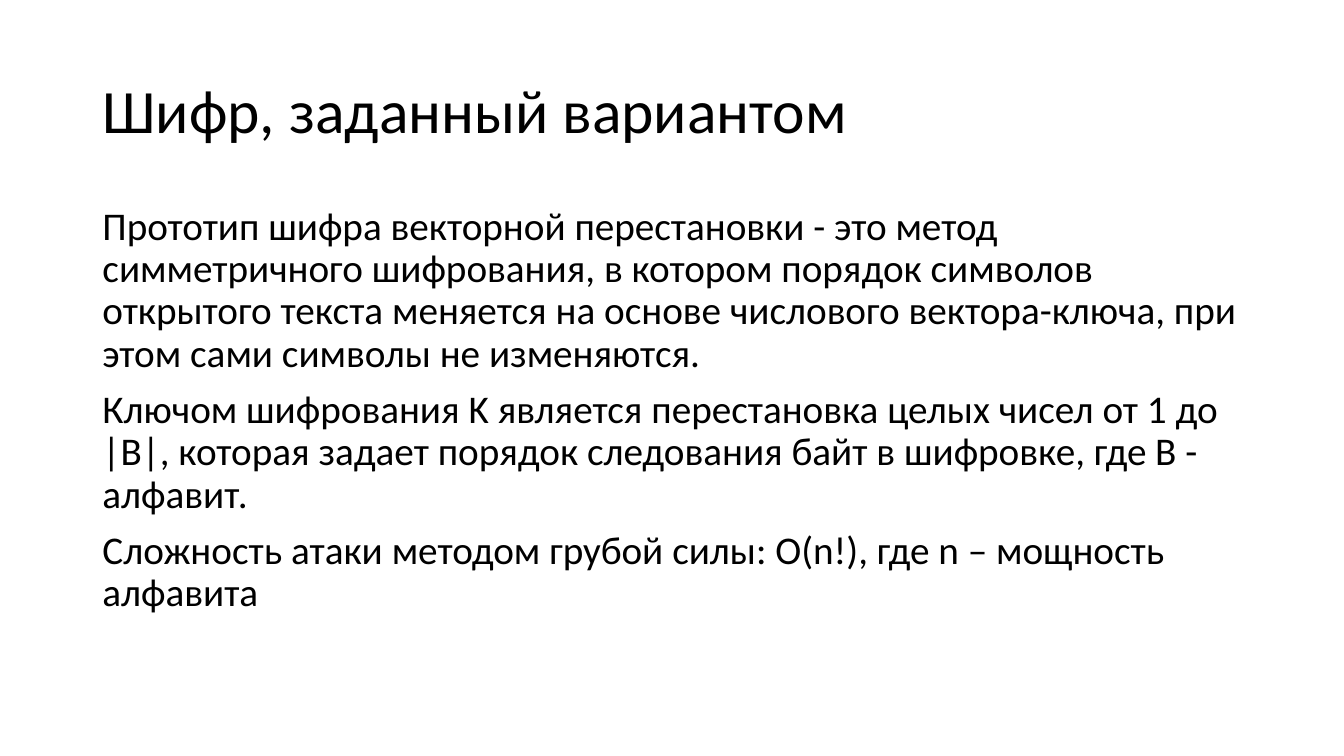
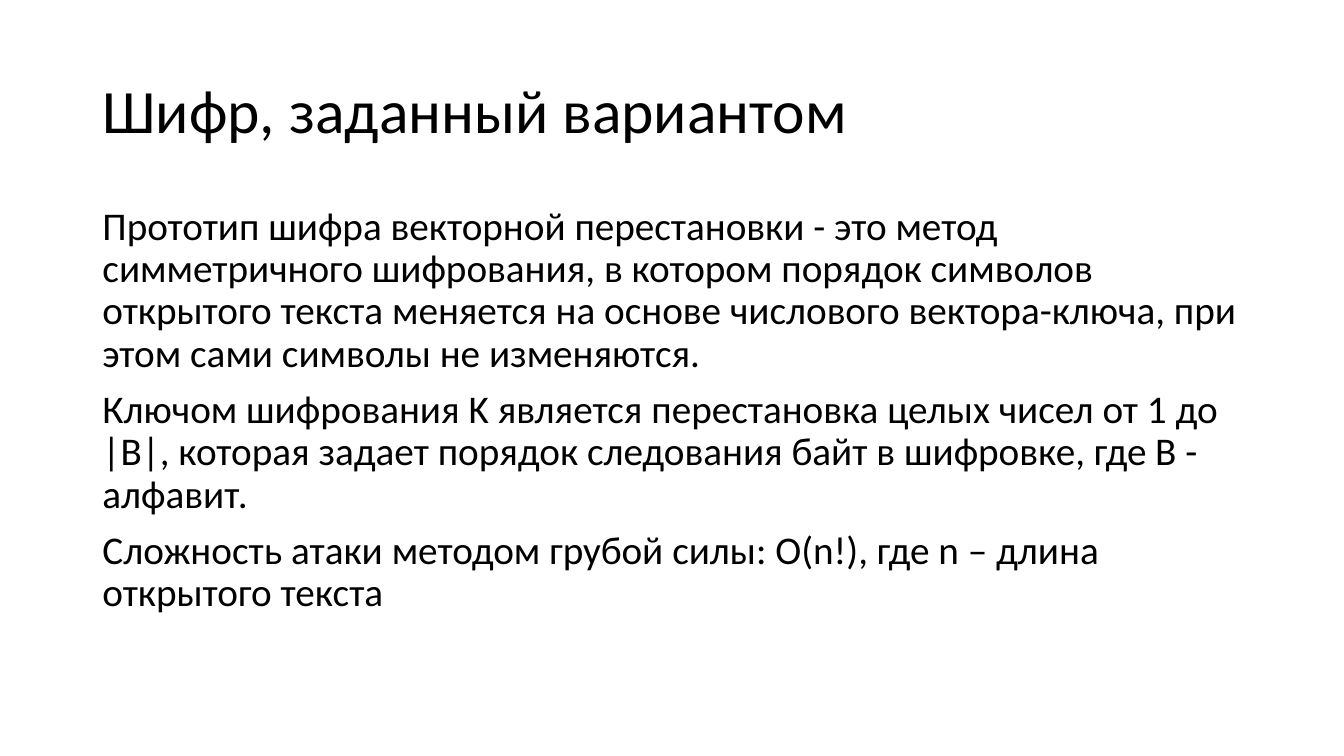
Before and after one commit to Danila-gi/Criptography, a slide deck: slide 29 of 3342ИвановДМЛаб1.pptx. Drawn at 1344x756 pixels with LibreOffice and Linux fonts; fonts in the diff are those of the drawing. Boxes give left, top, right and bottom in pixels: in the first picture for what was removed or moved away, otherwise in the second. Text is boxed around its words. In the diff, an @@ line names an element or a change of style, - is before the commit and + after.

```diff
--- a/3342ИвановДМЛаб1.pptx
+++ b/3342ИвановДМЛаб1.pptx
@@ text at <box>102,535,1099,613</box>: text changed @@
-Сложность атаки методом грубой силы: O(n!), где n – мощность алфавита
+Сложность атаки методом грубой силы: O(n!), где n – длина открытого текста
```
Also in this commit, not shown: 5 other slides changed.
